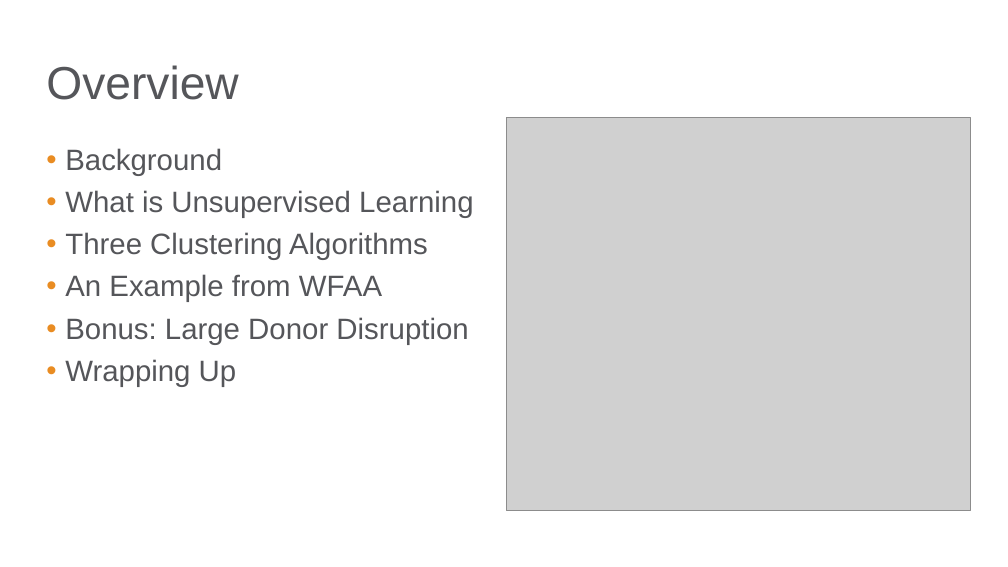
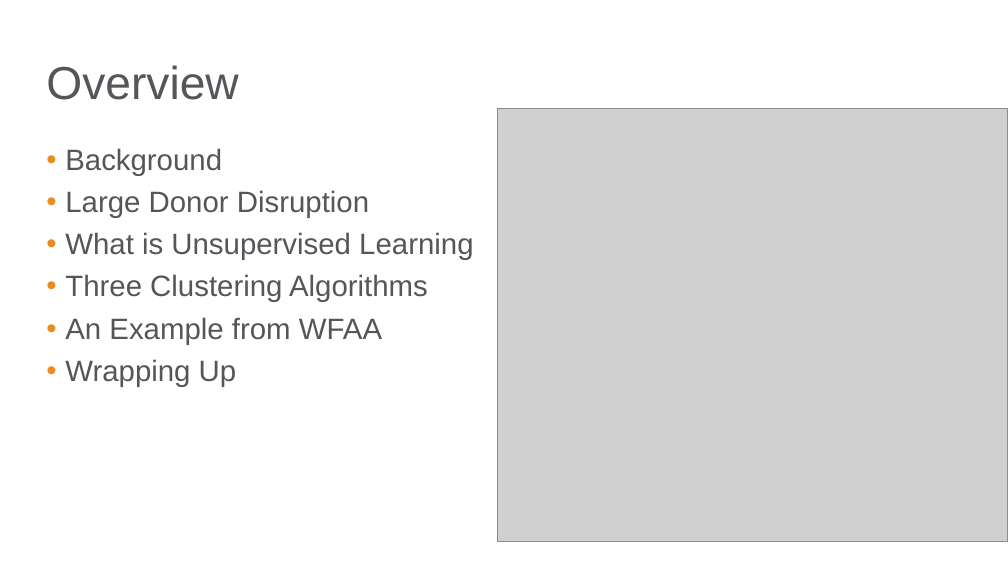
Before and after one commit to bgstieber/APRA-PD-DAS-2019, a slide deck: slide 2 of Generating Insights from Clustering Large Donors - BStieber APRA DAS19.pptx. Drawn at 1008x567 pixels with LibreOffice and Linux fonts; fonts in the diff are those of the drawing; grey boxes stand for pictures; background and template pictures are left out. Boxes give left, top, right and bottom in pixels: in the first picture for what was removed or moved away, otherwise in the second. Text is boxed around its words. In the diff, an @@ line names an element or a change of style, - is before the commit and + after.

```diff
--- a/Generating Insights from Clustering Large Donors - BStieber APRA DAS19.pptx
+++ b/Generating Insights from Clustering Large Donors - BStieber APRA DAS19.pptx
@@ picture: place and size @@
-picture at (506, 118, 971, 511)
+picture at (498, 109, 1008, 541)
@@ text at (65, 190, 369, 218): paragraph added @@
+• Large Donor Disruption
@@ text at (65, 317, 468, 345): paragraph removed @@
-• Bonus: Large Donor Disruption
```
Also in this commit, not shown: 1 other slide changed, 4 other files.
